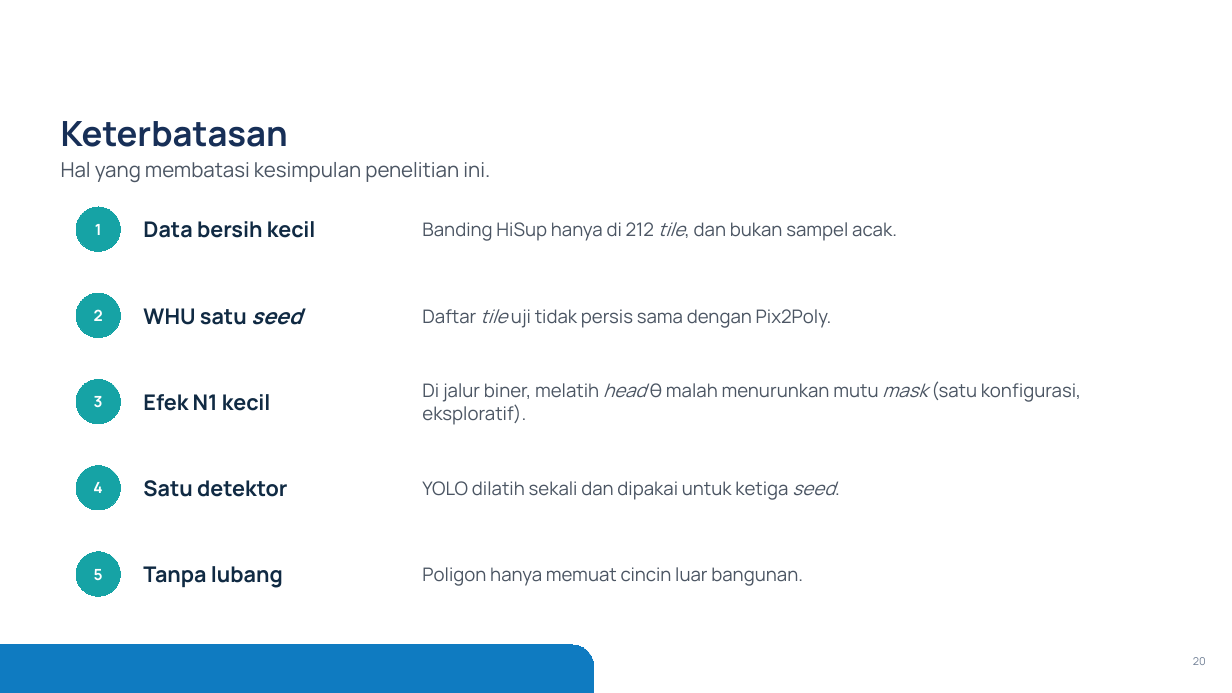
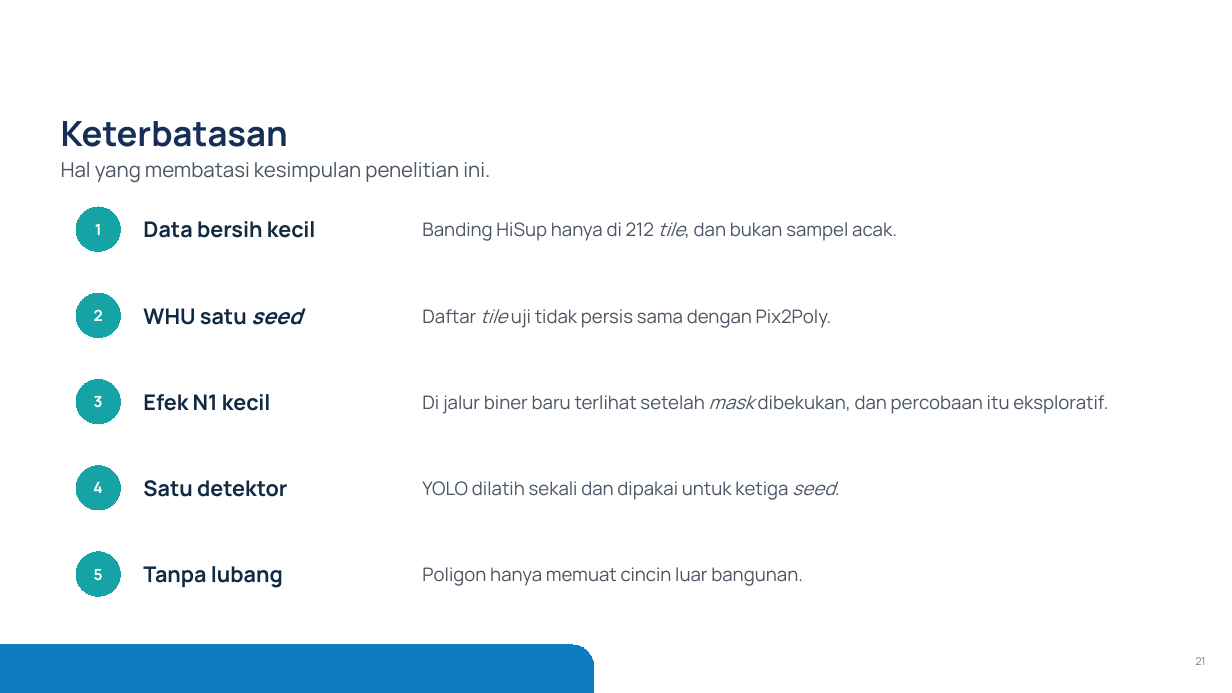
Before and after one commit to mahathirmuh/building-footprint-extraction, a slide deck: slide 21 of slides/densepoly.pptx (slide 20 before the commit). Drawn at 1232x693 pixels with LibreOffice and Linux fonts; fonts in the diff are those of the drawing; background and template pictures are left out. Boxes give left, top, right and bottom in pixels: in the first picture for what was removed or moved away, otherwise in the second. Text is boxed around its words. In the diff, an @@ line names an element or a change of style, - is before the commit and + after.

```diff
--- a/slides/densepoly.pptx
+++ b/slides/densepoly.pptx
@@ text at bbox=[422, 395, 1108, 414]: text changed @@
-Di jalur biner, melatih head θ malah menurunkan mutu mask (satu konfigurasi, eksploratif).
+Di jalur biner baru terlihat setelah mask dibekukan, dan percobaan itu eksploratif.
@@ page number at bbox=[1195, 657, 1205, 665]: text changed @@
-20
+21
```
Also in this commit, not shown: 4 other slides changed, 1 slide added, 7 other files.
